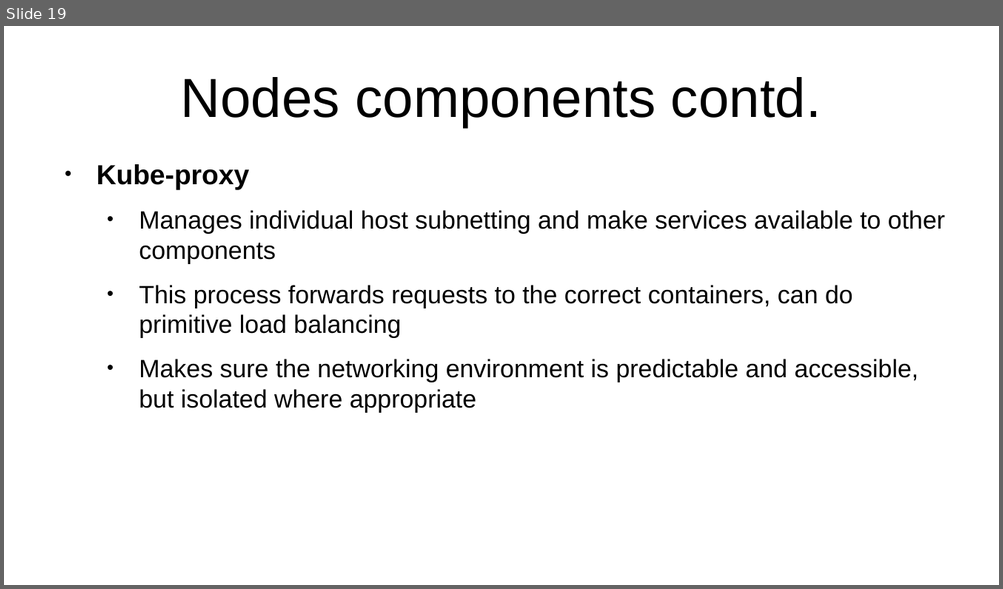
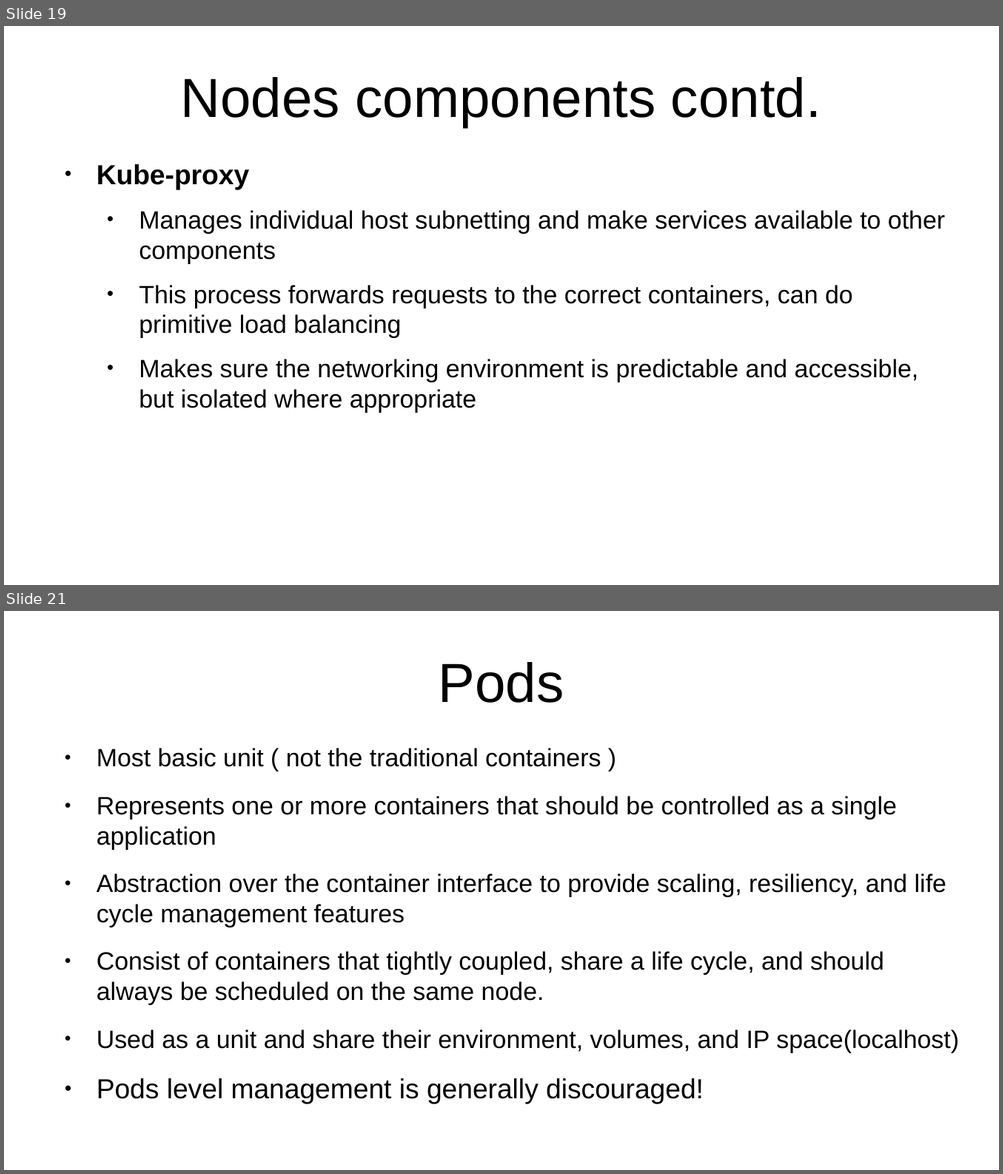
Before and after one commit to ksmane15/docs-k8s, a slide deck: k8s.odp. Shown one above the other, each under a label of ours: slide 19 before the commit, slides 19 and 21 after it; the slides between them are not shown. The pictures are 1003x589 and 1003x1174 pixels, drawn with LibreOffice and Linux fonts; fonts in the diff are those of the drawing. Boxes give left, top, right and bottom in pixels: in the first picture for what was removed or moved away, otherwise in the second. Text is boxed around its words. In the diff, an @@ line names an element or a change of style, - is before the commit and + after.

```diff
--- a/k8s.odp
+++ b/k8s.odp
@@ slide 21 added at (4, 611, 999, 1170), background #FFFFFF @@
@@ title added at (438, 662, 564, 703), 44 pt, text #000000 @@
+Pods
@@ text added at (96, 748, 959, 1105), 20 pt, text #000000 @@
+● Most basic unit ( not the traditional containers )
+● Represents one or more containers that should be controlled as a single application
+● Abstraction over the container interface to provide scaling, resiliency, and life cycle management features
+● Consist of containers that tightly coupled, share a life cycle, and should always be scheduled on the same node.
+● Used as a unit and share their environment, volumes, and IP space(localhost)
+● Pods level management is generally discouraged!
```
Also in this commit, not shown: 1 slide changed, 14 other slides added.
